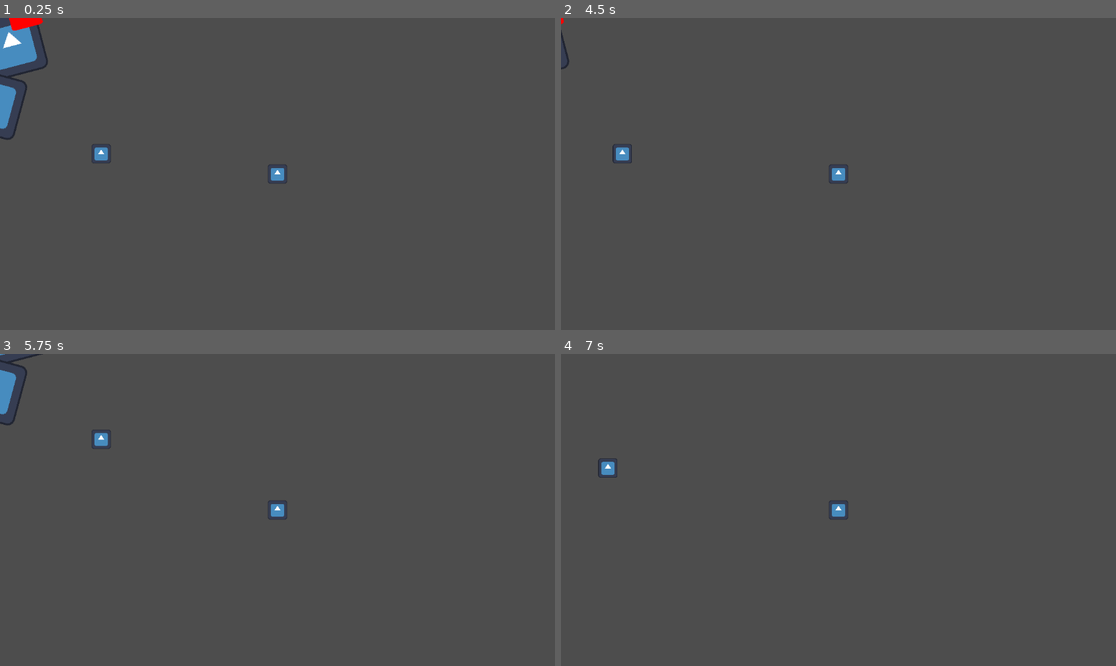
Above: before the commit, frames 1-4 (two rows, left to right).
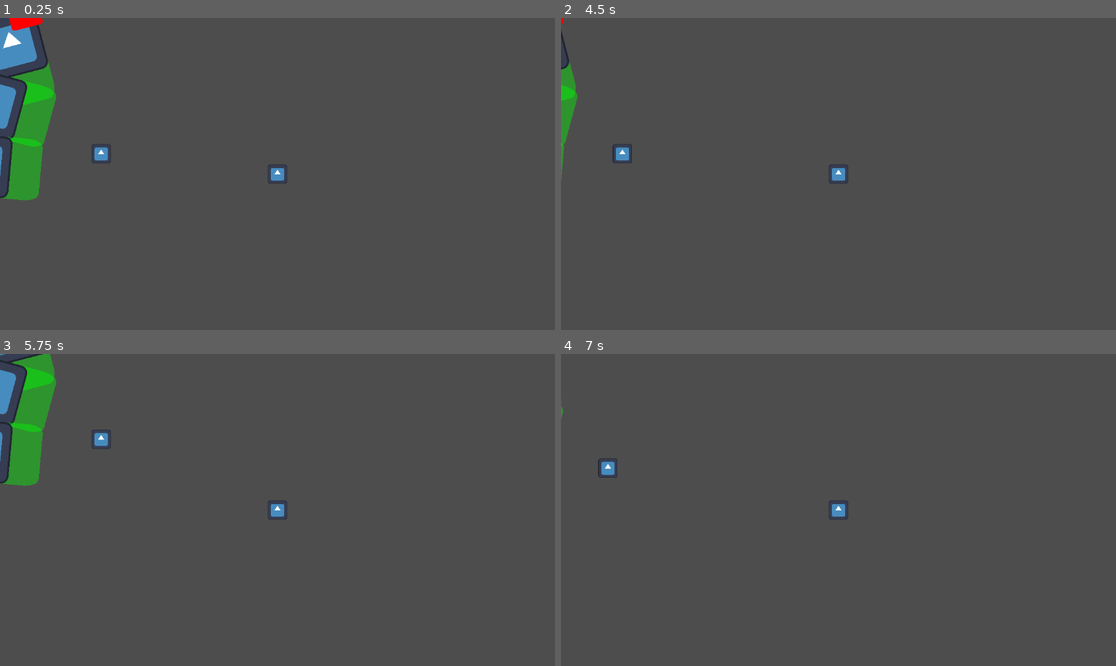
Above: after the commit, the same moments.

Repository: Jollista/Deadsteel
Game: Godot game, scene res://test.tscn
The game is run twice, just before and just after one commit, with the same random seed, the same clock (stepped at 60 frames per second) and the same inputs. The project has no main scene, so this scene is started directly. The engine's default icon, where the game draws it, is replaced by a stand-in: a white triangle on a blue panel in a dark square.
Inputs (mouse positions are in pixels of both pictures, inside the frame that each line leads up to):
- Up to frame 1 (0.25 s): no input
- Up to frame 2 (4.5 s): tap Enter at 0.5 s; move the mouse to (960, 158) at 0.52 s; hold D (right) 0.53-1.28 s; tap E (interact) at 0.6, 1.55, 2.3, 2.85, 3.6 s; move the mouse to (727, 189) at 1.27 s; hold S (down) 1.28-2.03 s; click (727, 189) at 1.35 s; move the mouse to (894, 105) at 2.02 s; hold D (right) 2.03-2.78 s; right-click (894, 105) at 2.1 s; move the mouse to (810, 236) at 2.77 s; hold W (up) 2.78-3.53 s; tap Space at 3.5 s; move the mouse to (1005, 220) at 3.52 s; hold A (left) from 3.53 s (still down); move the mouse to (672, 127) at 4.27 s; click (672, 127) at 4.35 s
- Up to frame 3 (5.75 s): tap E (interact) at 4.55, 5.3 s; move the mouse to (305, 510) at 5.02 s; release A (left) at 5.03 s; hold S (down) from 5.03 s (still down); right-click (305, 510) at 5.1 s
- Up to frame 4 (7 s): move the mouse to (755, 432) at 5.77 s; release S (down) at 5.78 s; hold D (right) 5.78-6.53 s; tap E (interact) at 5.85, 6.6 s; move the mouse to (960, 494) at 6.52 s; hold W (up) from 6.53 s (still down)

The runs differ from the first frame. In frame 1, 2.4% of the frame differs, in the area x 0-11%, y 14-59%; in frame 2, 0.6%; in frame 3, 2.4%; in frame 4, less than 0.1%.

Commit message:
Added train-hopping; when hopping left, hops to end of train instead of next, and boarding prioritizes towards caboose on ties (should be toward engine)

Diff:
--- a/Trains/car.gd
+++ b/Trains/car.gd
@@ -1,31 +1,41 @@
 extends PathFollow2D
 
 # distance between cars
-@export var DISTANCE = 10.0
+@export var DISTANCE = 130.0
 
 @onready var collider = $StaticBody2D/CollisionPolygon2D
+
+@onready var board_area = $Area2D
 
 # true if train is stopping
 var stopping = true
 
 # reference to player, initialized on player enter area2D
 var player
+signal player_found
 
 # true if player is in area2D, else false
 var player_can_board = false
 # true if player is on board this car, else false
 var player_on_board = false
 
-# reference to next car in line
+# reference to next car in line (toward caboose)
 @export var next_car : PathFollow2D
+# reference to previous car in line (toward engine)
+@export var prev_car : PathFollow2D
 
 # initialize next_car positions
 func _ready():
+	# connect area2D signals to relevant functions
+	board_area.body_entered.connect(_on_area_2d_body_entered)
+	board_area.body_exited.connect(_on_area_2d_body_exited)
+	# update next_car's initial position
 	update_next_car()
 
 # manage player input
 func _process(_delta):
 	manage_boarding()
+	manage_car_hopping()
 
 # manages train's movement along a path2D track
 func _physics_process(_delta):
@@ -39,33 +49,76 @@
 func manage_boarding():
 	# board if not already on board, can board, and interacting
 	if !player_on_board and player_can_board and Input.is_action_just_pressed("interact"):
-		collider.set_build_mode(collider.BUILD_SEGMENTS) # set build mode to segments to allow player inside
-		player_on_board = true # update bool
-		player.position = position # set player position to inside car
+		board()
 
 	# exit if on_board and interacting
 	elif player_on_board and Input.is_action_just_pressed("interact"):
-		collider.set_build_mode(collider.BUILD_SOLIDS) # set build mode to solids to eject player
-		player_on_board = false # update bool
+		exit()
+
+# board train car
+func board():
+	collider.set_build_mode(collider.BUILD_SEGMENTS) # set build mode to segments to allow player inside
+	player_on_board = true # update bool
+	print("player is ", player)
+	player.position = position # set player position to inside car
+
+# exit train car
+func exit():
+	collider.set_build_mode(collider.BUILD_SOLIDS) # set build mode to solids to eject player
+	player_on_board = false # update bool
+
+# manage moving between cars
+func manage_car_hopping():
+	# if player is on board, and input left, hop to next_car
+	if player_on_board and Input.is_action_just_pressed("left"):
+		hop_to(next_car)
+	# else if player on board, and input right, hop to prev_car
+	elif player_on_board and Input.is_action_just_pressed("right"):
+		hop_to(prev_car)
+
+func hop_to(target_car):
+	# do not hop to null car
+	if target_car != null:
+		# exit car
+		exit()
+		# ensure player reference is non-null in target car
+		target_car.initialize_player(player)
+		# board
+		target_car.board()
 
 # update position of self and player if player_on_board
 func update_position():
+	# update player's position if on board
+	if player != null and player_on_board:
+		player.position = position
+
 	# update tail's position
 	update_next_car()
 
+# update the position of next_car
 func update_next_car():
 	if next_car != null:
 		next_car.set_progress(get_progress() - DISTANCE)
 		next_car.update_position()
 
+# track whether or not player is in range to board
 func _on_area_2d_body_entered(body):
 	if body.name == "Player":
+		print("Player can board ", name)
 		player_can_board = true
-		player = body
+		initialize_player(body)
 
+# initialize reference to player
+func initialize_player(body):
+	# initialize player
+	player = body
+
+# track whether or not player is in range to board
 func _on_area_2d_body_exited(body):
 	if body.name == "Player":
+		print("Player OOR of ", name)
 		player_can_board = false
 
+# unique car action to be implemented in each unique car's script
 func car_action():
 	pass
--- a/Trains/empty_car.tscn
+++ b/Trains/empty_car.tscn
@@ -8,6 +8,12 @@
 
 [node name="EmptyCar" type="PathFollow2D"]
 script = ExtResource("1_4sby0")
+
+[node name="board_indicator" type="Sprite2D" parent="."]
+modulate = Color(0, 100, 0, 0.4)
+position = Vector2(0, 0.500008)
+scale = Vector2(1, 1.97656)
+texture = ExtResource("1_nlqsy")
 
 [node name="StaticBody2D" type="StaticBody2D" parent="."]
 
--- a/Trains/engine.gd
+++ b/Trains/engine.gd
@@ -62,6 +62,7 @@
 	# animate directional/braking indicator
 	animate_indicator()
 
+# colors for temporary movement visualization
 var braking_color = Color(255,0,0)
 var going_color = Color(0,255,0)
 var reverse_color = Color(0,255,255)
--- a/Trains/engine.tscn
+++ b/Trains/engine.tscn
@@ -8,6 +8,12 @@
 
 [node name="Engine" type="PathFollow2D"]
 script = ExtResource("1_c4n00")
+
+[node name="board_indicator" type="Sprite2D" parent="."]
+modulate = Color(0, 100, 0, 0.4)
+position = Vector2(0, 0.500008)
+scale = Vector2(1, 1.97656)
+texture = ExtResource("1_h6dc2")
 
 [node name="StaticBody2D" type="StaticBody2D" parent="."]
 
@@ -25,9 +31,7 @@
 polygon = PackedVector2Array(-64, -64, 64, -64, 64, 64, -64, 64)
 
 [node name="Area2D" type="Area2D" parent="."]
+process_priority = 1
 
 [node name="CollisionShape2D" type="CollisionShape2D" parent="Area2D"]
 shape = SubResource("RectangleShape2D_3ok1l")
-
-[connection signal="body_entered" from="Area2D" to="." method="_on_area_2d_body_entered"]
-[connection signal="body_exited" from="Area2D" to="." method="_on_area_2d_body_exited"]
--- a/test.tscn
+++ b/test.tscn
@@ -29,12 +29,18 @@
 [node name="Engine" parent="Rail" node_paths=PackedStringArray("next_car") instance=ExtResource("4_c0frl")]
 position = Vector2(84, 54)
 rotation = -0.256593
-DISTANCE = 130.0
 next_car = NodePath("../EmptyCar")
 
-[node name="EmptyCar" parent="Rail" instance=ExtResource("5_cko5r")]
+[node name="EmptyCar" parent="Rail" node_paths=PackedStringArray("next_car", "prev_car") instance=ExtResource("5_cko5r")]
 position = Vector2(84, 54)
 rotation = -0.256593
+next_car = NodePath("../EmptyCar2")
+prev_car = NodePath("../Engine")
+
+[node name="EmptyCar2" parent="Rail" node_paths=PackedStringArray("prev_car") instance=ExtResource("5_cko5r")]
+position = Vector2(84, 54)
+rotation = -0.256593
+prev_car = NodePath("../EmptyCar")
 
 [node name="Player" parent="." instance=ExtResource("3_tjli1")]
 position = Vector2(635, 322)
